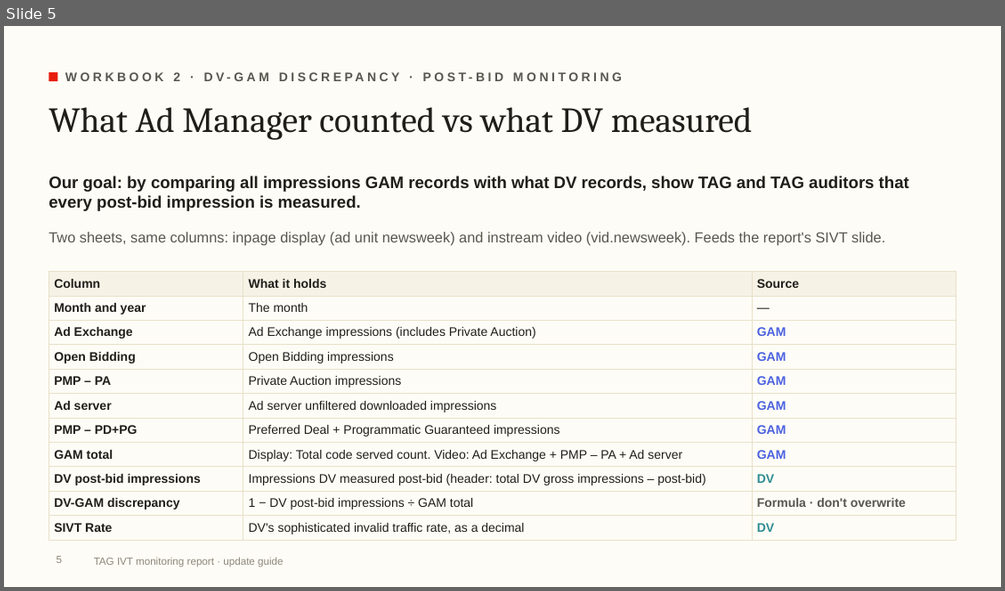
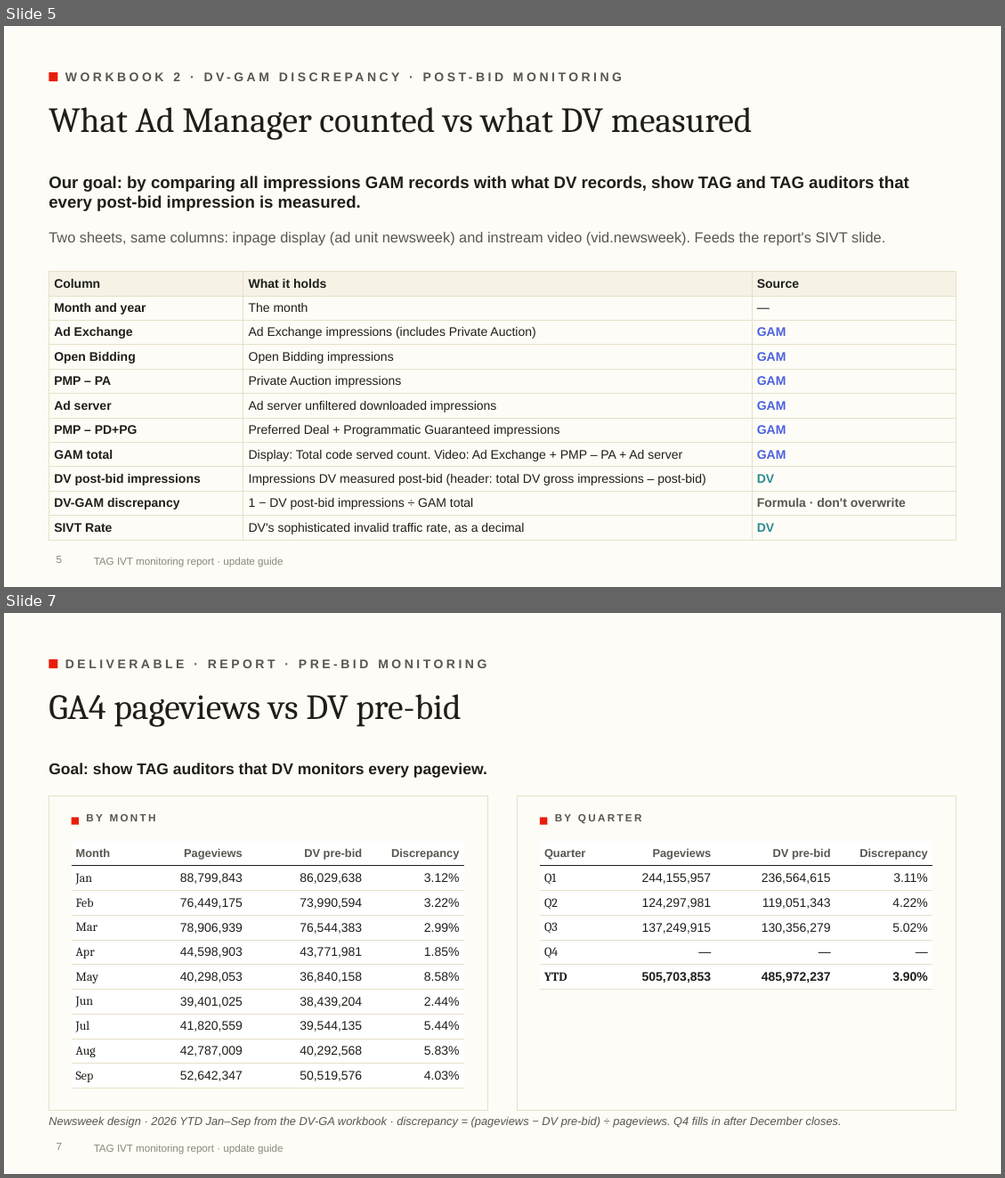
Before and after one commit to rogerhirano-nw/yield-dashboard, a slide deck: docs/TAG_IVT_Report_Update_Guide.pptx. Shown one above the other, each under a label of ours: slide 5 before the commit, slides 5 and 7 after it; the slides between them are not shown. The pictures are 1005x591 and 1005x1178 pixels, drawn with LibreOffice and Linux fonts; fonts in the diff are those of the drawing; background and template pictures are left out. Boxes give left, top, right and bottom in pixels: in the first picture for what was removed or moved away, otherwise in the second. Text is boxed around its words. In the diff, an @@ line names an element or a change of style, - is before the commit and + after.

```diff
--- a/docs/TAG_IVT_Report_Update_Guide.pptx
+++ b/docs/TAG_IVT_Report_Update_Guide.pptx
@@ slide 7 added at (x1=4, y1=613, x2=1001, y2=1174), background #FEFCF6; not listed: 2 template elements that a slide beside it also shows @@
@@ text added at (x1=65, y1=659, x2=486, y2=668), 12 pt, text #57564F, bold @@
+DELIVERABLE · REPORT · PRE-BID MONITORING
@@ title added at (x1=48, y1=694, x2=461, y2=727), 34 pt, text #1F1E19 @@
+GA4 pageviews vs DV pre-bid
@@ text added at (x1=48, y1=763, x2=487, y2=778), 15 pt, text #1F1E19, bold @@
+Goal: show TAG auditors that DV monitors every pageview.
@@ rectangle added at (x1=48, y1=796, x2=488, y2=1111), fill #FEFCF6, outline #E7E0C9 0.75 pt @@
@@ rectangle added at (x1=518, y1=796, x2=956, y2=1111), fill #FEFCF6, outline #E7E0C9 0.75 pt @@
@@ rectangle added at (x1=72, y1=817, x2=79, y2=825), fill #E91D0C @@
@@ text added at (x1=86, y1=814, x2=156, y2=821), 10 pt, text #57564F, bold @@
+BY MONTH
@@ rectangle added at (x1=540, y1=817, x2=548, y2=825), fill #E91D0C @@
@@ text added at (x1=555, y1=814, x2=642, y2=824), 10 pt, text #57564F, bold @@
+BY QUARTER
@@ table added at (x1=72, y1=841, x2=464, y2=1086), 10 rows, 4 columns @@
+Month | Pageviews | DV pre-bid | Discrepancy
+Jan | 88,799,843 | 86,029,638 | 3.12%
+Feb | 76,449,175 | 73,990,594 | 3.22%
+Mar | 78,906,939 | 76,544,383 | 2.99%
+Apr | 44,598,903 | 43,771,981 | 1.85%
+May | 40,298,053 | 36,840,158 | 8.58%
+Jun | 39,401,025 | 38,439,204 | 2.44%
+Jul | 41,820,559 | 39,544,135 | 5.44%
+Aug | 42,787,009 | 40,292,568 | 5.83%
+Sep | 52,642,347 | 50,519,576 | 4.03%
@@ table added at (x1=540, y1=841, x2=933, y2=986), 6 rows, 4 columns @@
+Quarter | Pageviews | DV pre-bid | Discrepancy
+Q1 | 244,155,957 | 236,564,615 | 3.11%
+Q2 | 124,297,981 | 119,051,343 | 4.22%
+Q3 | 137,249,915 | 130,356,279 | 5.02%
+Q4 | — | — | —
+YTD | 505,703,853 | 485,972,237 | 3.90%
@@ text added at (x1=48, y1=1116, x2=841, y2=1127), 11 pt, text #57564F, italic @@
+Newsweek design · 2026 YTD Jan–Sep from the DV-GA workbook · discrepancy = (pageviews − DV pre-bid) ÷ pageviews. Q4 fills in after December closes.
@@ page number added at (x1=57, y1=1143, x2=62, y2=1150), 10 pt, text #8C887B @@
+7
```
Also in this commit, not shown: 4 slides changed, 1 other slide added, 1 slide removed, 2 other files.
